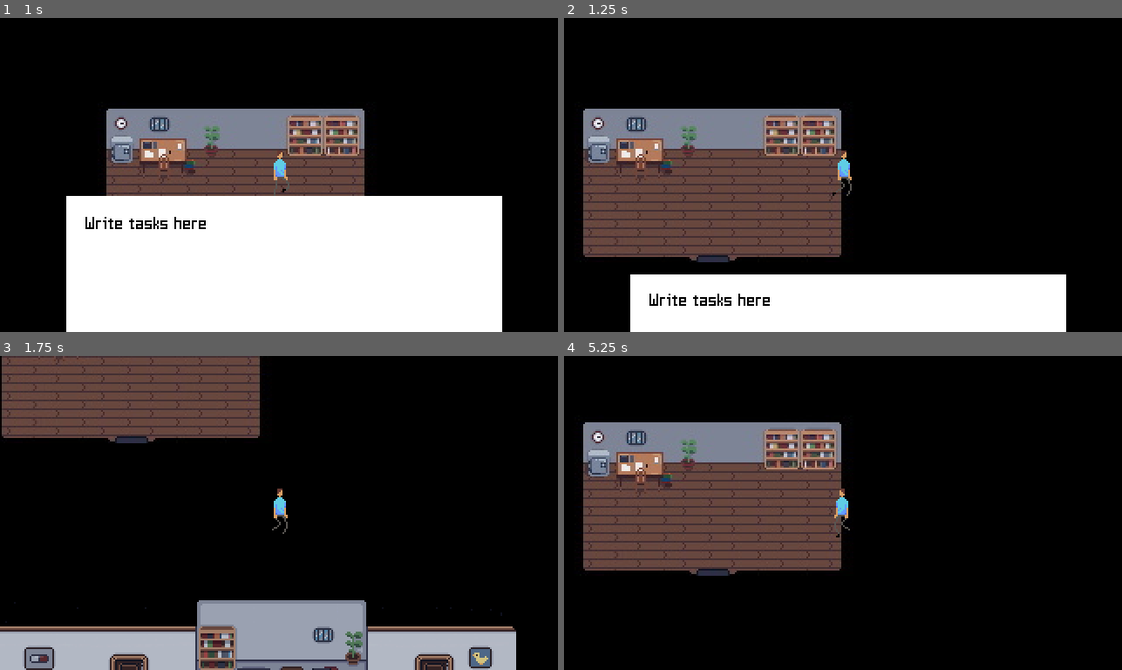
Above: before the commit, frames 1-4 (two rows, left to right).
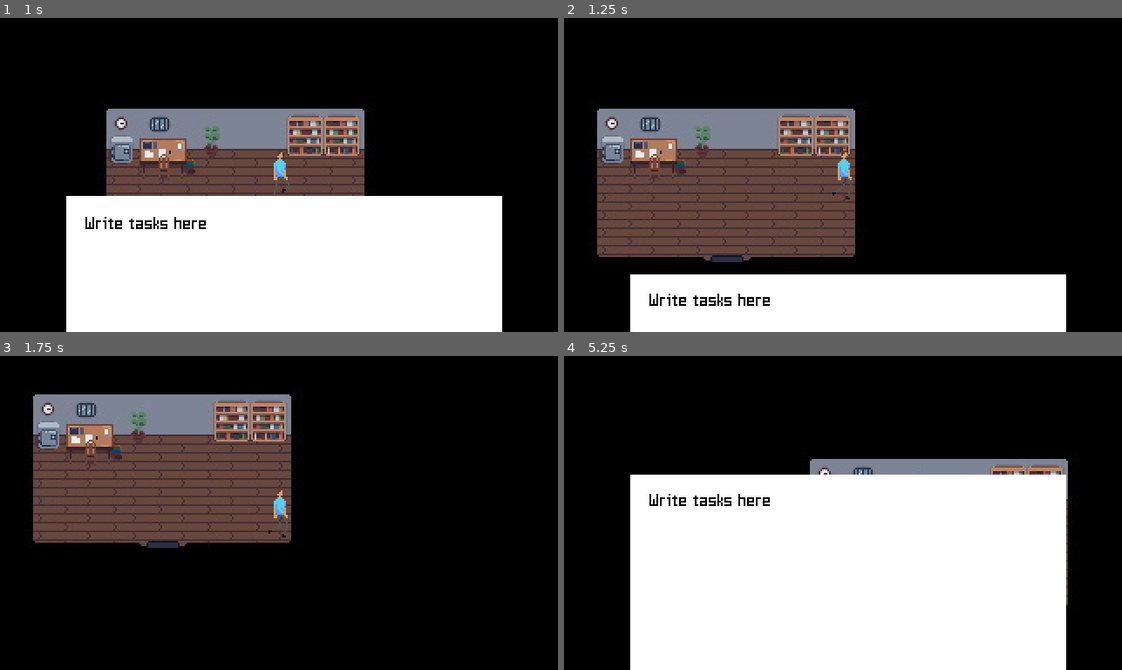
Above: after the commit, the same moments.

Repository: p2lK/Game_Jam
Game: Godot game, scene res://scenes/main.tscn
Same seed, same stepped clock (60 frames per second), same inputs: the game is played once before the commit and once after it.
Inputs:
- Up to frame 1 (1 s): hold D (right) from 0.53 s (still down); tap E (interact) at 0.6 s
- Up to frame 2 (1.25 s): keep holding D (right)
- Up to frame 3 (1.75 s): release D (right) at 1.28 s; hold S (down) from 1.28 s (still down); tap E (interact) at 1.35 s
- Up to frame 4 (5.25 s): release S (down) at 2.03 s; hold D (right) 2.03-2.78 s; tap E (interact) every 0.75 s from 2.1 to 5.1 s; hold W (up) 2.78-3.53 s; hold Left (left) 3.53-5.03 s; hold S (down) from 5.03 s (still down)

Frame 1 is identical in both runs. In frame 2, 5.9% of the frame differs, in the area x 3-53%, y 28-78%; in frame 3, 43%; in frame 4, 61%, in the area x 3-91%, y 21-100%.

Commit message:
christian.

Diff:
--- a/Scenes/christian.tscn
+++ b/Scenes/christian.tscn
@@ -5,7 +5,7 @@
 [ext_resource type="Texture2D" uid="uid://tuaexgd5ou81" path="res://Sprites/items/Mermaid-Christian.png" id="3_p6oyt"]
 [ext_resource type="Texture2D" uid="uid://bx72o1cynw0rr" path="res://Sprites/items/Original-Christian.png" id="4_ul5ag"]
 [ext_resource type="Texture2D" uid="uid://da1m0q3chdd7r" path="res://Sprites/items/Viking-Christian.png" id="5_y5vbb"]
-[ext_resource type="PackedScene" uid="uid://1swkh0rxdwxv" path="res://Scenes/collectable_item.tscn" id="6_w821s"]
+[ext_resource type="PackedScene" uid="uid://1swkh0rxdwxv" path="res://scenes/collectable_item.tscn" id="6_w821s"]
 
 [sub_resource type="SpriteFrames" id="SpriteFrames_j6d7k"]
 animations = [{
--- a/Scenes/main.tscn
+++ b/Scenes/main.tscn
@@ -7,7 +7,7 @@
 [ext_resource type="Texture2D" uid="uid://8epa4fkwpnog" path="res://Sprites/backgrounds/corridor2.png" id="2_xkyol"]
 [ext_resource type="Texture2D" uid="uid://4ga8d8olagui" path="res://Sprites/characters/Midas_Lennox_walking.png" id="3_amvyg"]
 [ext_resource type="Texture2D" uid="uid://hg6rttwnmg83" path="res://Sprites/backgrounds/garden.png" id="5_n0fax"]
-[ext_resource type="PackedScene" uid="uid://db7p8n0ts55xo" path="res://Scenes/teleporter.tscn" id="5_nhd1s"]
+[ext_resource type="PackedScene" uid="uid://db7p8n0ts55xo" path="res://scenes/teleporter.tscn" id="5_nhd1s"]
 [ext_resource type="Texture2D" uid="uid://cg67np1obqd1a" path="res://Sprites/backgrounds/patient_room1.jpg" id="6_sey07"]
 [ext_resource type="Texture2D" uid="uid://pltrmj6ulwt" path="res://Sprites/characters/Midas_Lennox.png" id="7_a4vo6"]
 [ext_resource type="Texture2D" uid="uid://c2e1o234gwd8e" path="res://Sprites/backgrounds/patient_room2.jpg" id="7_xxk1d"]
@@ -15,14 +15,15 @@
 [ext_resource type="Texture2D" uid="uid://n8liwh0rk7tb" path="res://Sprites/backgrounds/bureau.jpg" id="9_44tbe"]
 [ext_resource type="Texture2D" uid="uid://byq257pplvcan" path="res://Sprites/backgrounds/bathroom.jpg" id="10_b62j2"]
 [ext_resource type="Texture2D" uid="uid://nh1myjekjij4" path="res://Sprites/deco/leg.png" id="10_hvk5k"]
-[ext_resource type="PackedScene" uid="uid://1swkh0rxdwxv" path="res://Scenes/collectable_item.tscn" id="11_33yrk"]
+[ext_resource type="PackedScene" uid="uid://1swkh0rxdwxv" path="res://scenes/collectable_item.tscn" id="11_33yrk"]
 [ext_resource type="Script" path="res://scenes/task_display.gd" id="14_cu32g"]
 [ext_resource type="Texture2D" uid="uid://23tna5akds1g" path="res://Sprites/items/white_square_32x32.png" id="14_xk0md"]
 [ext_resource type="Script" path="res://scenes/orange_hair.gd" id="15_mdatf"]
-[ext_resource type="PackedScene" uid="uid://bds28y3x3ihwl" path="res://Scenes/player_detector.tscn" id="16_4sr81"]
+[ext_resource type="PackedScene" uid="uid://bds28y3x3ihwl" path="res://scenes/player_detector.tscn" id="16_4sr81"]
 [ext_resource type="Texture2D" uid="uid://cfkq7hi13tgb8" path="res://Sprites/characters/Angelina_Slade.png" id="16_mfdkm"]
 [ext_resource type="FontFile" uid="uid://b5kn6o17w7igv" path="res://assets/PixelGuzel.ttf" id="17_uerat"]
 [ext_resource type="Texture2D" uid="uid://l1rqyp3epav7" path="res://Sprites/backgrounds/wooden_shack.jpg" id="21_0oku6"]
+[ext_resource type="PackedScene" uid="uid://d31g1mji5lba4" path="res://scenes/christian.tscn" id="21_e872j"]
 [ext_resource type="Texture2D" uid="uid://du7xwgji53ma4" path="res://Sprites/backgrounds/treatment_room.jpg" id="22_3mf1q"]
 
 [sub_resource type="CapsuleShape2D" id="CapsuleShape2D_x1kh4"]
@@ -155,10 +156,10 @@
 size = Vector2(90, 15)
 
 [sub_resource type="RectangleShape2D" id="RectangleShape2D_56ikv"]
-size = Vector2(11, 9)
+size = Vector2(12, 9)
 
 [sub_resource type="RectangleShape2D" id="RectangleShape2D_vwwkc"]
-size = Vector2(42, 13)
+size = Vector2(42, 14)
 
 [sub_resource type="RectangleShape2D" id="RectangleShape2D_s6mma"]
 size = Vector2(7, 9.25)
@@ -192,9 +193,19 @@
 a = Vector2(-104, 45)
 b = Vector2(-11, 44)
 
+[sub_resource type="SegmentShape2D" id="SegmentShape2D_g2278"]
+a = Vector2(1, -5)
+b = Vector2(1, 80)
+
+[sub_resource type="SegmentShape2D" id="SegmentShape2D_kbasx"]
+b = Vector2(146, 0)
+
+[sub_resource type="RectangleShape2D" id="RectangleShape2D_yr73j"]
+size = Vector2(147, 15.5)
+
 [node name="main" type="Node2D"]
-metadata/_edit_horizontal_guides_ = [30.0, 311.0, 75.0, -5.0]
-metadata/_edit_vertical_guides_ = [264.0, 547.0, 88.0, -246.0, 716.0, 865.0]
+metadata/_edit_horizontal_guides_ = [30.0, 311.0, 75.0, -5.0, -86.0]
+metadata/_edit_vertical_guides_ = [264.0, 547.0, 88.0, -247.0, 716.0, 865.0, -70.0]
 
 [node name="gameplay" type="Node2D" parent="."]
 script = ExtResource("1_kjmec")
@@ -245,6 +256,7 @@
 [node name="black_screen" type="Sprite2D" parent="gameplay/player"]
 modulate = Color(0, 0, 0, 0)
 z_index = 1
+position = Vector2(132, 0)
 scale = Vector2(100, 100)
 texture = ExtResource("14_xk0md")
 
@@ -260,6 +272,7 @@
 [node name="Camera" type="Camera2D" parent="gameplay/player"]
 
 [node name="task_display" type="Node2D" parent="gameplay/player"]
+visible = false
 position = Vector2(0, 160)
 script = ExtResource("14_cu32g")
 
@@ -530,7 +543,7 @@
 shape = SubResource("RectangleShape2D_56ikv")
 
 [node name="CollisionShape2D2" type="CollisionShape2D" parent="gameplay/Bathroom+Bureau_collision"]
-position = Vector2(-195, -327.5)
+position = Vector2(-195, -327)
 shape = SubResource("RectangleShape2D_vwwkc")
 
 [node name="CollisionShape2D3" type="CollisionShape2D" parent="gameplay/Bathroom+Bureau_collision"]
@@ -575,6 +588,22 @@
 position = Vector2(-190, -508)
 shape = SubResource("SegmentShape2D_s8rqs")
 
+[node name="CollisionShape2D13" type="CollisionShape2D" parent="gameplay/Bathroom+Bureau_collision"]
+position = Vector2(-319, -333)
+shape = SubResource("SegmentShape2D_g2278")
+
+[node name="CollisionShape2D14" type="CollisionShape2D" parent="gameplay/Bathroom+Bureau_collision"]
+position = Vector2(-173, -333)
+shape = SubResource("SegmentShape2D_g2278")
+
+[node name="CollisionShape2D15" type="CollisionShape2D" parent="gameplay/Bathroom+Bureau_collision"]
+position = Vector2(-318, -254)
+shape = SubResource("SegmentShape2D_kbasx")
+
+[node name="CollisionShape2D16" type="CollisionShape2D" parent="gameplay/Bathroom+Bureau_collision"]
+position = Vector2(-245.5, -329.75)
+shape = SubResource("RectangleShape2D_yr73j")
+
 [node name="teleporters" type="Node2D" parent="gameplay"]
 
 [node name="cor1-cor2" parent="gameplay/teleporters" instance=ExtResource("5_nhd1s")]
@@ -647,13 +676,23 @@
 scale = Vector2(0.906248, 0.21875)
 target_position = Vector2(498, -5)
 
+[node name="bath-cor1" parent="gameplay/teleporters" instance=ExtResource("5_nhd1s")]
+position = Vector2(-246.375, -462)
+scale = Vector2(0.789062, 0.187499)
+target_position = Vector2(86, 70)
+
+[node name="bath-cor2" parent="gameplay/teleporters" instance=ExtResource("5_nhd1s")]
+position = Vector2(-245, -253)
+scale = Vector2(0.789062, 0.187499)
+target_position = Vector2(-246, -86)
+
 [node name="items" type="Node2D" parent="gameplay"]
 
 [node name="table" type="Node2D" parent="gameplay/items"]
 
 [node name="player_detector" parent="gameplay/items/table" instance=ExtResource("16_4sr81")]
-position = Vector2(-286.5, -313.5)
-scale = Vector2(0.906251, 0.53125)
+position = Vector2(-286.5, -312)
+scale = Vector2(0.906251, 0.625)
 
 [node name="leg" type="Node2D" parent="gameplay/items"]
 position = Vector2(-250, -30)
@@ -664,6 +703,9 @@
 [node name="collectable_item" parent="gameplay/items/leg" instance=ExtResource("11_33yrk")]
 position = Vector2(-0.5, 4.5)
 scale = Vector2(0.34375, 0.28125)
+
+[node name="christian" parent="gameplay/items" instance=ExtResource("21_e872j")]
+position = Vector2(-167, -124)
 
 [node name="Characters" type="Node2D" parent="gameplay"]
 
--- a/scenes/main.tscn
+++ b/scenes/main.tscn
@@ -7,7 +7,7 @@
 [ext_resource type="Texture2D" uid="uid://8epa4fkwpnog" path="res://Sprites/backgrounds/corridor2.png" id="2_xkyol"]
 [ext_resource type="Texture2D" uid="uid://4ga8d8olagui" path="res://Sprites/characters/Midas_Lennox_walking.png" id="3_amvyg"]
 [ext_resource type="Texture2D" uid="uid://hg6rttwnmg83" path="res://Sprites/backgrounds/garden.png" id="5_n0fax"]
-[ext_resource type="PackedScene" uid="uid://db7p8n0ts55xo" path="res://Scenes/teleporter.tscn" id="5_nhd1s"]
+[ext_resource type="PackedScene" uid="uid://db7p8n0ts55xo" path="res://scenes/teleporter.tscn" id="5_nhd1s"]
 [ext_resource type="Texture2D" uid="uid://cg67np1obqd1a" path="res://Sprites/backgrounds/patient_room1.jpg" id="6_sey07"]
 [ext_resource type="Texture2D" uid="uid://pltrmj6ulwt" path="res://Sprites/characters/Midas_Lennox.png" id="7_a4vo6"]
 [ext_resource type="Texture2D" uid="uid://c2e1o234gwd8e" path="res://Sprites/backgrounds/patient_room2.jpg" id="7_xxk1d"]
@@ -15,14 +15,15 @@
 [ext_resource type="Texture2D" uid="uid://n8liwh0rk7tb" path="res://Sprites/backgrounds/bureau.jpg" id="9_44tbe"]
 [ext_resource type="Texture2D" uid="uid://byq257pplvcan" path="res://Sprites/backgrounds/bathroom.jpg" id="10_b62j2"]
 [ext_resource type="Texture2D" uid="uid://nh1myjekjij4" path="res://Sprites/deco/leg.png" id="10_hvk5k"]
-[ext_resource type="PackedScene" uid="uid://1swkh0rxdwxv" path="res://Scenes/collectable_item.tscn" id="11_33yrk"]
+[ext_resource type="PackedScene" uid="uid://1swkh0rxdwxv" path="res://scenes/collectable_item.tscn" id="11_33yrk"]
 [ext_resource type="Script" path="res://scenes/task_display.gd" id="14_cu32g"]
 [ext_resource type="Texture2D" uid="uid://23tna5akds1g" path="res://Sprites/items/white_square_32x32.png" id="14_xk0md"]
 [ext_resource type="Script" path="res://scenes/orange_hair.gd" id="15_mdatf"]
-[ext_resource type="PackedScene" uid="uid://bds28y3x3ihwl" path="res://Scenes/player_detector.tscn" id="16_4sr81"]
+[ext_resource type="PackedScene" uid="uid://bds28y3x3ihwl" path="res://scenes/player_detector.tscn" id="16_4sr81"]
 [ext_resource type="Texture2D" uid="uid://cfkq7hi13tgb8" path="res://Sprites/characters/Angelina_Slade.png" id="16_mfdkm"]
 [ext_resource type="FontFile" uid="uid://b5kn6o17w7igv" path="res://assets/PixelGuzel.ttf" id="17_uerat"]
 [ext_resource type="Texture2D" uid="uid://l1rqyp3epav7" path="res://Sprites/backgrounds/wooden_shack.jpg" id="21_0oku6"]
+[ext_resource type="PackedScene" uid="uid://d31g1mji5lba4" path="res://scenes/christian.tscn" id="21_e872j"]
 [ext_resource type="Texture2D" uid="uid://du7xwgji53ma4" path="res://Sprites/backgrounds/treatment_room.jpg" id="22_3mf1q"]
 
 [sub_resource type="CapsuleShape2D" id="CapsuleShape2D_x1kh4"]
@@ -155,10 +156,10 @@
 size = Vector2(90, 15)
 
 [sub_resource type="RectangleShape2D" id="RectangleShape2D_56ikv"]
-size = Vector2(11, 9)
+size = Vector2(12, 9)
 
 [sub_resource type="RectangleShape2D" id="RectangleShape2D_vwwkc"]
-size = Vector2(42, 13)
+size = Vector2(42, 14)
 
 [sub_resource type="RectangleShape2D" id="RectangleShape2D_s6mma"]
 size = Vector2(7, 9.25)
@@ -192,9 +193,19 @@
 a = Vector2(-104, 45)
 b = Vector2(-11, 44)
 
+[sub_resource type="SegmentShape2D" id="SegmentShape2D_g2278"]
+a = Vector2(1, -5)
+b = Vector2(1, 80)
+
+[sub_resource type="SegmentShape2D" id="SegmentShape2D_kbasx"]
+b = Vector2(146, 0)
+
+[sub_resource type="RectangleShape2D" id="RectangleShape2D_yr73j"]
+size = Vector2(147, 15.5)
+
 [node name="main" type="Node2D"]
-metadata/_edit_horizontal_guides_ = [30.0, 311.0, 75.0, -5.0]
-metadata/_edit_vertical_guides_ = [264.0, 547.0, 88.0, -246.0, 716.0, 865.0]
+metadata/_edit_horizontal_guides_ = [30.0, 311.0, 75.0, -5.0, -86.0]
+metadata/_edit_vertical_guides_ = [264.0, 547.0, 88.0, -247.0, 716.0, 865.0, -70.0]
 
 [node name="gameplay" type="Node2D" parent="."]
 script = ExtResource("1_kjmec")
@@ -245,6 +256,7 @@
 [node name="black_screen" type="Sprite2D" parent="gameplay/player"]
 modulate = Color(0, 0, 0, 0)
 z_index = 1
+position = Vector2(132, 0)
 scale = Vector2(100, 100)
 texture = ExtResource("14_xk0md")
 
@@ -260,6 +272,7 @@
 [node name="Camera" type="Camera2D" parent="gameplay/player"]
 
 [node name="task_display" type="Node2D" parent="gameplay/player"]
+visible = false
 position = Vector2(0, 160)
 script = ExtResource("14_cu32g")
 
@@ -530,7 +543,7 @@
 shape = SubResource("RectangleShape2D_56ikv")
 
 [node name="CollisionShape2D2" type="CollisionShape2D" parent="gameplay/Bathroom+Bureau_collision"]
-position = Vector2(-195, -327.5)
+position = Vector2(-195, -327)
 shape = SubResource("RectangleShape2D_vwwkc")
 
 [node name="CollisionShape2D3" type="CollisionShape2D" parent="gameplay/Bathroom+Bureau_collision"]
@@ -575,6 +588,22 @@
 position = Vector2(-190, -508)
 shape = SubResource("SegmentShape2D_s8rqs")
 
+[node name="CollisionShape2D13" type="CollisionShape2D" parent="gameplay/Bathroom+Bureau_collision"]
+position = Vector2(-319, -333)
+shape = SubResource("SegmentShape2D_g2278")
+
+[node name="CollisionShape2D14" type="CollisionShape2D" parent="gameplay/Bathroom+Bureau_collision"]
+position = Vector2(-173, -333)
+shape = SubResource("SegmentShape2D_g2278")
+
+[node name="CollisionShape2D15" type="CollisionShape2D" parent="gameplay/Bathroom+Bureau_collision"]
+position = Vector2(-318, -254)
+shape = SubResource("SegmentShape2D_kbasx")
+
+[node name="CollisionShape2D16" type="CollisionShape2D" parent="gameplay/Bathroom+Bureau_collision"]
+position = Vector2(-245.5, -329.75)
+shape = SubResource("RectangleShape2D_yr73j")
+
 [node name="teleporters" type="Node2D" parent="gameplay"]
 
 [node name="cor1-cor2" parent="gameplay/teleporters" instance=ExtResource("5_nhd1s")]
@@ -647,13 +676,23 @@
 scale = Vector2(0.906248, 0.21875)
 target_position = Vector2(498, -5)
 
+[node name="bath-cor1" parent="gameplay/teleporters" instance=ExtResource("5_nhd1s")]
+position = Vector2(-246.375, -462)
+scale = Vector2(0.789062, 0.187499)
+target_position = Vector2(86, 70)
+
+[node name="bath-cor2" parent="gameplay/teleporters" instance=ExtResource("5_nhd1s")]
+position = Vector2(-245, -253)
+scale = Vector2(0.789062, 0.187499)
+target_position = Vector2(-246, -86)
+
 [node name="items" type="Node2D" parent="gameplay"]
 
 [node name="table" type="Node2D" parent="gameplay/items"]
 
 [node name="player_detector" parent="gameplay/items/table" instance=ExtResource("16_4sr81")]
-position = Vector2(-286.5, -313.5)
-scale = Vector2(0.906251, 0.53125)
+position = Vector2(-286.5, -312)
+scale = Vector2(0.906251, 0.625)
 
 [node name="leg" type="Node2D" parent="gameplay/items"]
 position = Vector2(-250, -30)
@@ -664,6 +703,9 @@
 [node name="collectable_item" parent="gameplay/items/leg" instance=ExtResource("11_33yrk")]
 position = Vector2(-0.5, 4.5)
 scale = Vector2(0.34375, 0.28125)
+
+[node name="christian" parent="gameplay/items" instance=ExtResource("21_e872j")]
+position = Vector2(-167, -124)
 
 [node name="Characters" type="Node2D" parent="gameplay"]
 
--- a/scenes/player.gd
+++ b/scenes/player.gd
@@ -18,6 +18,9 @@
 
 var last_alpha
 var goal_alpha
+
+func _ready():
+	task_display.visible = true
 
 func lock():
 	can_move = false
Not shown: 1 places in Scenes/main.tscn that only renumber resources
Not shown: 1 places in scenes/main.tscn that only renumber resources
